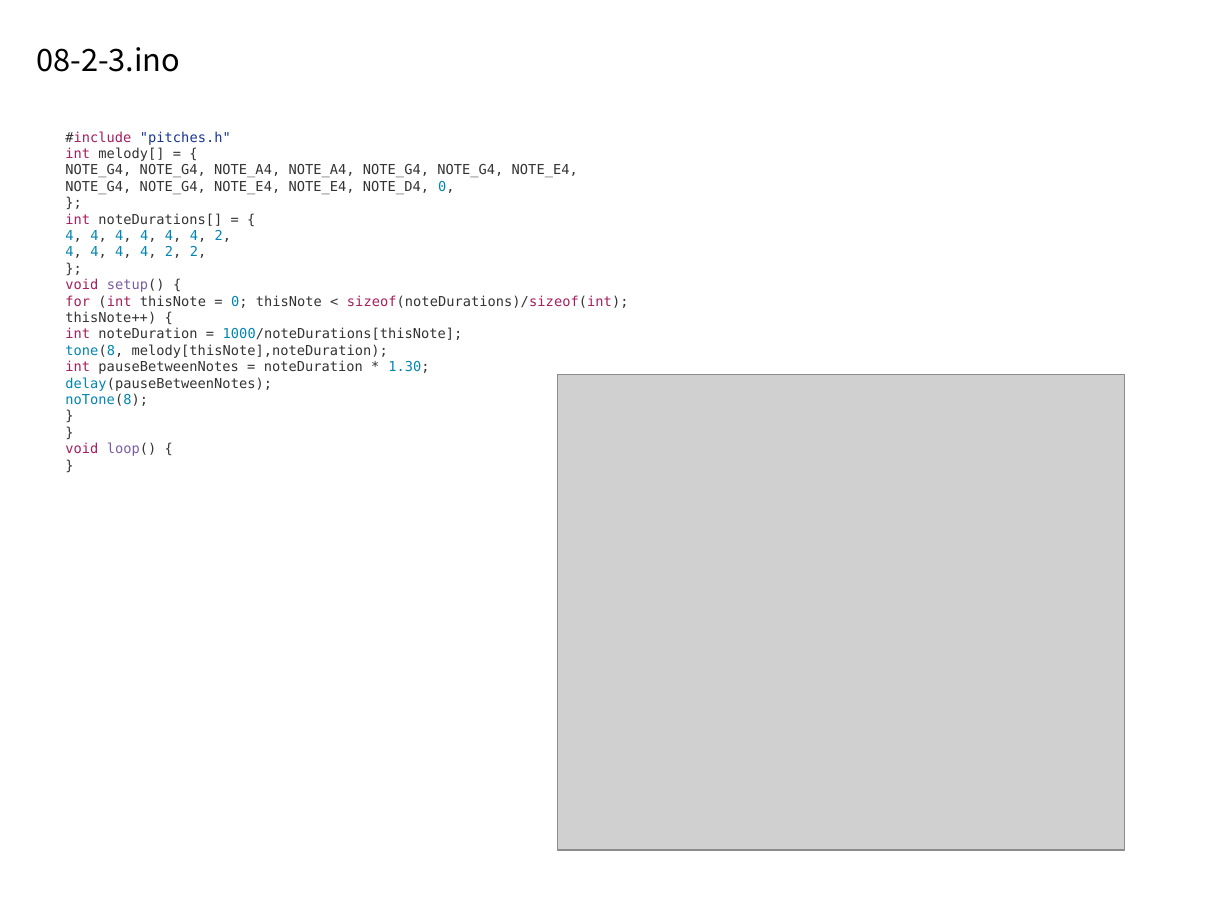
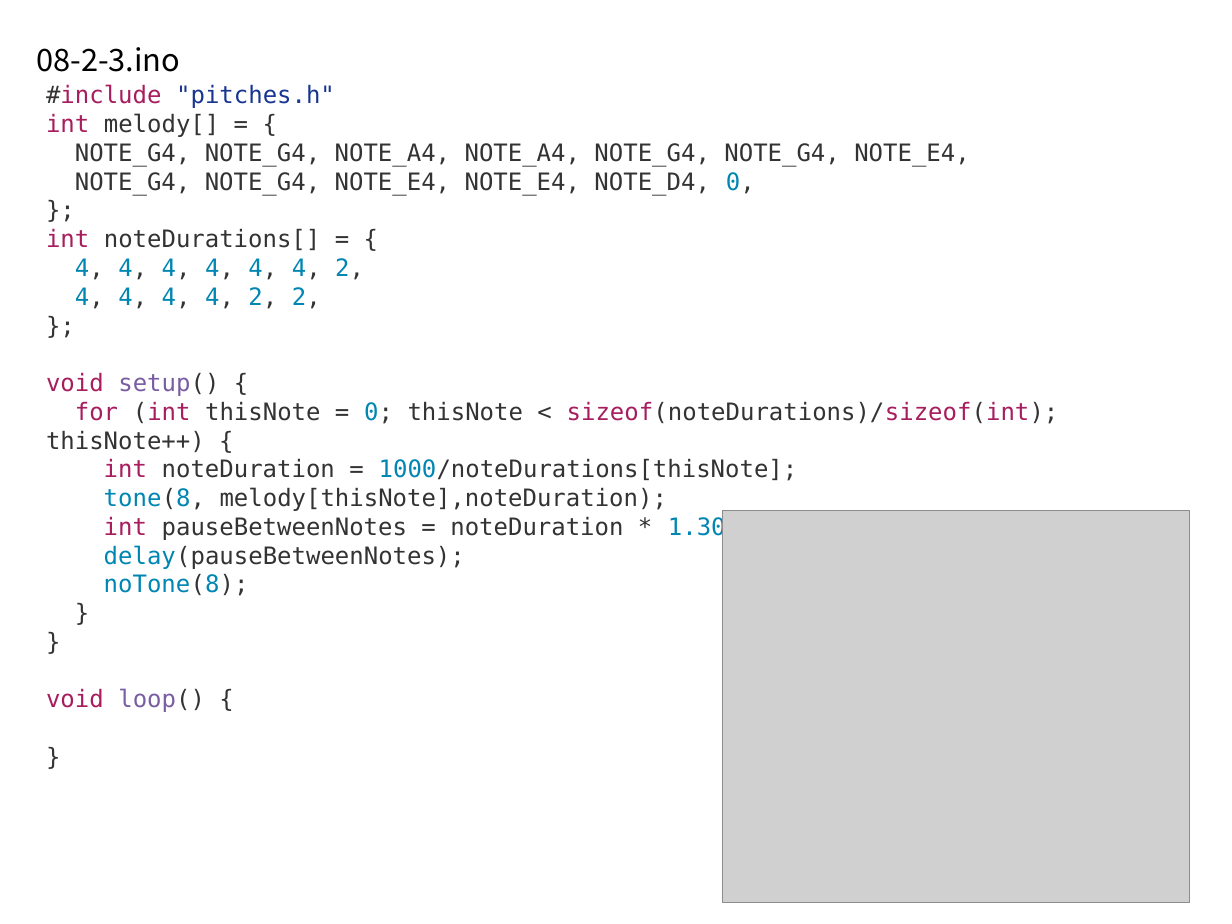
Before and after one commit to taesamja/summer_lec, a slide deck: slide 31 of 아두이노_초급연수.pptx (slide 30 before the commit). Drawn at 1232x924 pixels with LibreOffice and Linux fonts; fonts in the diff are those of the drawing; grey boxes stand for pictures. Boxes give left, top, right and bottom in pixels: in the first picture for what was removed or moved away, otherwise in the second. Text is boxed around its words. In the diff, an @@ line names an element or a change of style, - is before the commit and + after.

```diff
--- a/아두이노_초급연수.pptx
+++ b/아두이노_초급연수.pptx
@@ text "#include "pitches.h"": place and size @@
-text "#include "pitches.h"" at (65,131,629,456)
+text "#include "pitches.h"" at (46,84,1059,712)
@@ text "#include "pitches.h"" at (46,84,1059,712): size 8 to 14 pt @@
@@ picture: place and size @@
-picture at (558,375,1125,850)
+picture at (723,510,1190,902)
```
Also in this commit, not shown: 28 other slides changed, 3 slides added.
